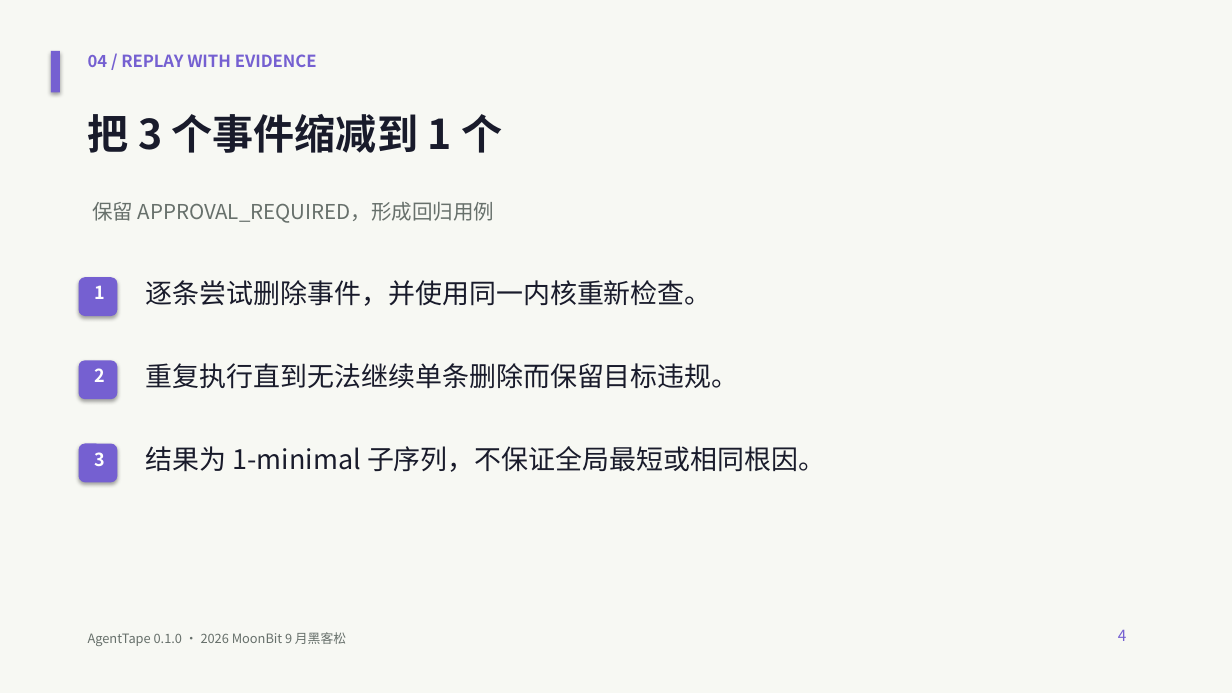
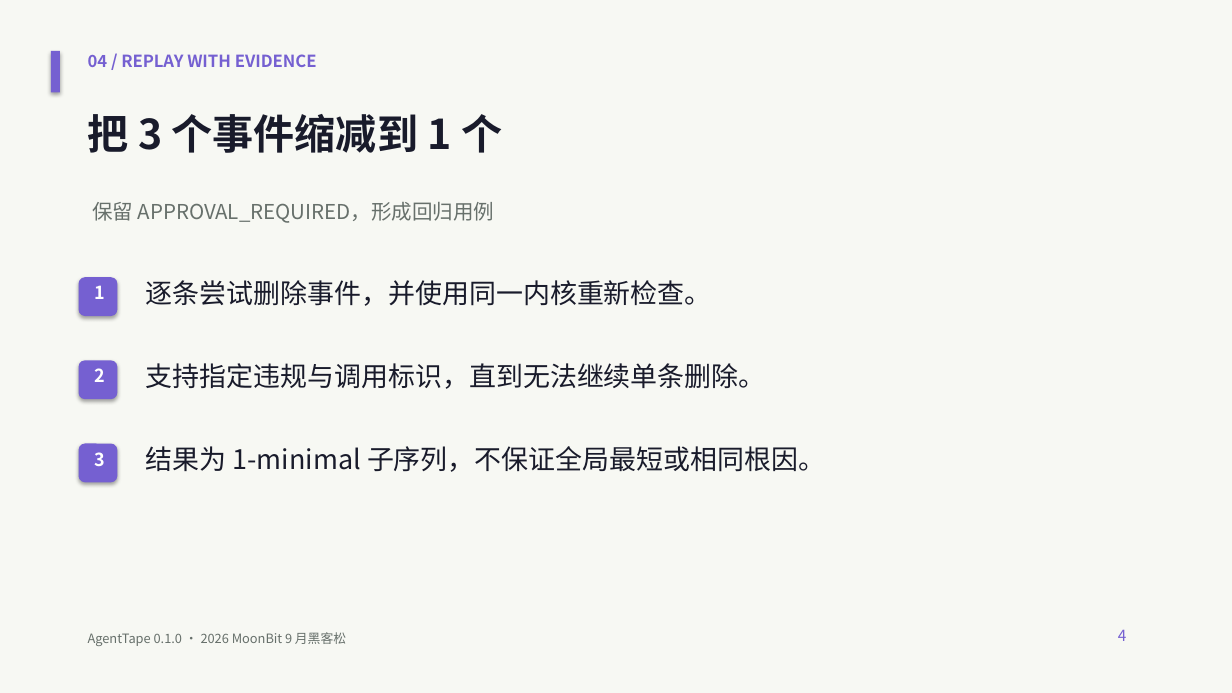
Before and after one commit to CodeAIKai/agent-tape, a slide deck: slide 5 of submission/pitch-deck.pptx. Drawn at 1232x693 pixels with LibreOffice and Linux fonts; fonts in the diff are those of the drawing. Boxes give left, top, right and bottom in pixels: in the first picture for what was removed or moved away, otherwise in the second. Text is boxed around its words. In the diff, an @@ line names an element or a change of style, - is before the commit and + after.

```diff
--- a/submission/pitch-deck.pptx
+++ b/submission/pitch-deck.pptx
@@ text at [146, 363, 766, 389]: text changed @@
-重复执行直到无法继续单条删除而保留目标违规。
+支持指定违规与调用标识，直到无法继续单条删除。
```
Also in this commit, not shown: 3 other slides changed, 21 other files.
